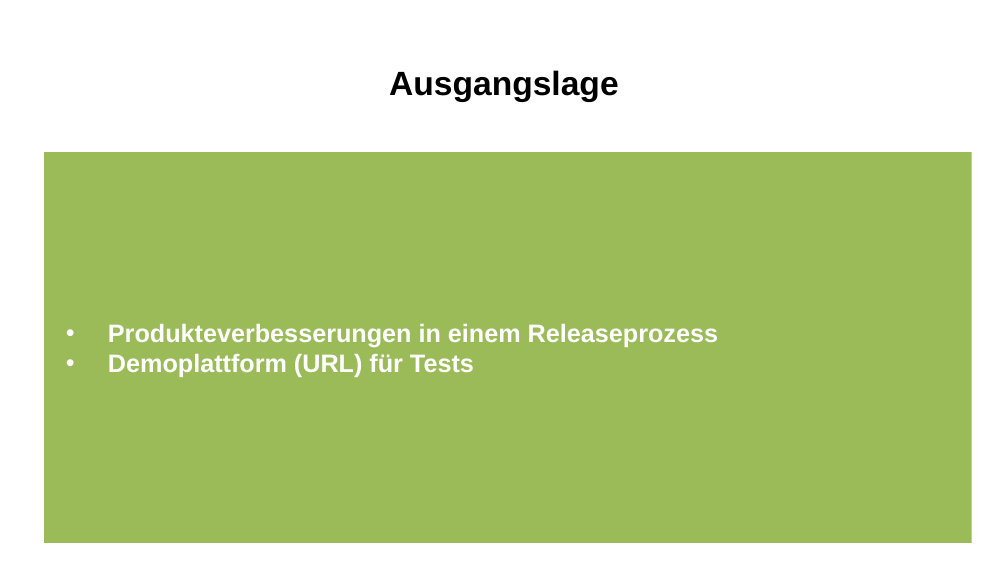
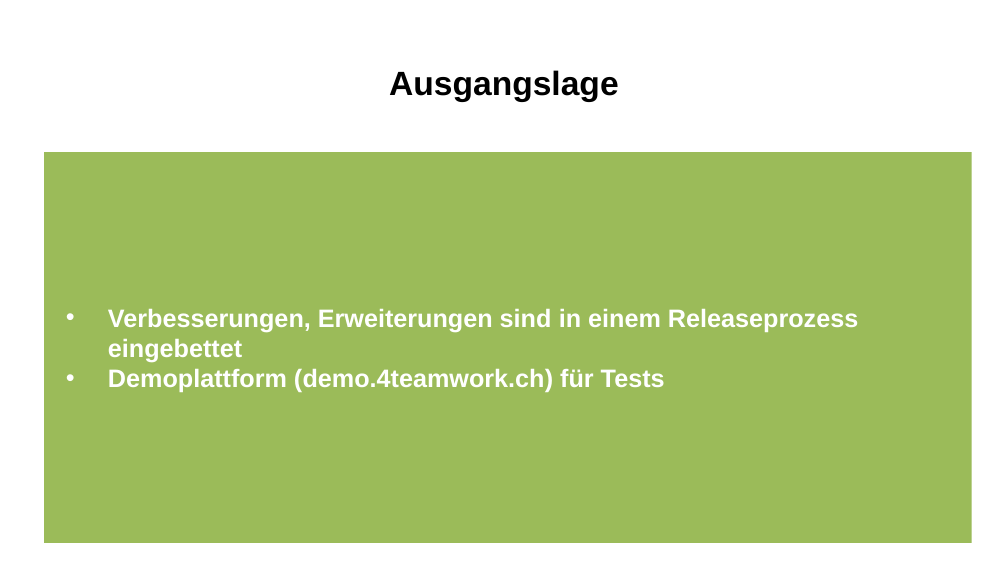
Before and after one commit to 4teamwork/IPA_michel.weingart, a slide deck: slide 6 of Dokumente/präsentation/Vortrag.pptx. Drawn at 1008x567 pixels with LibreOffice and Linux fonts; fonts in the diff are those of the drawing. Boxes give left, top, right and bottom in pixels: in the first picture for what was removed or moved away, otherwise in the second. Text is boxed around its words. In the diff, an @@ line names an element or a change of style, - is before the commit and + after.

```diff
--- a/Dokumente/präsentation/Vortrag.pptx
+++ b/Dokumente/präsentation/Vortrag.pptx
@@ text at (x1=108, y1=308, x2=858, y2=392): text changed @@
-• Produkteverbesserungen in einem Releaseprozess
-• Demoplattform (URL) für Tests
+• Verbesserungen, Erweiterungen sind in einem Releaseprozess eingebettet
+• Demoplattform (demo.4teamwork.ch) für Tests
```
Also in this commit, not shown: 5 other slides changed, 3 other files.
